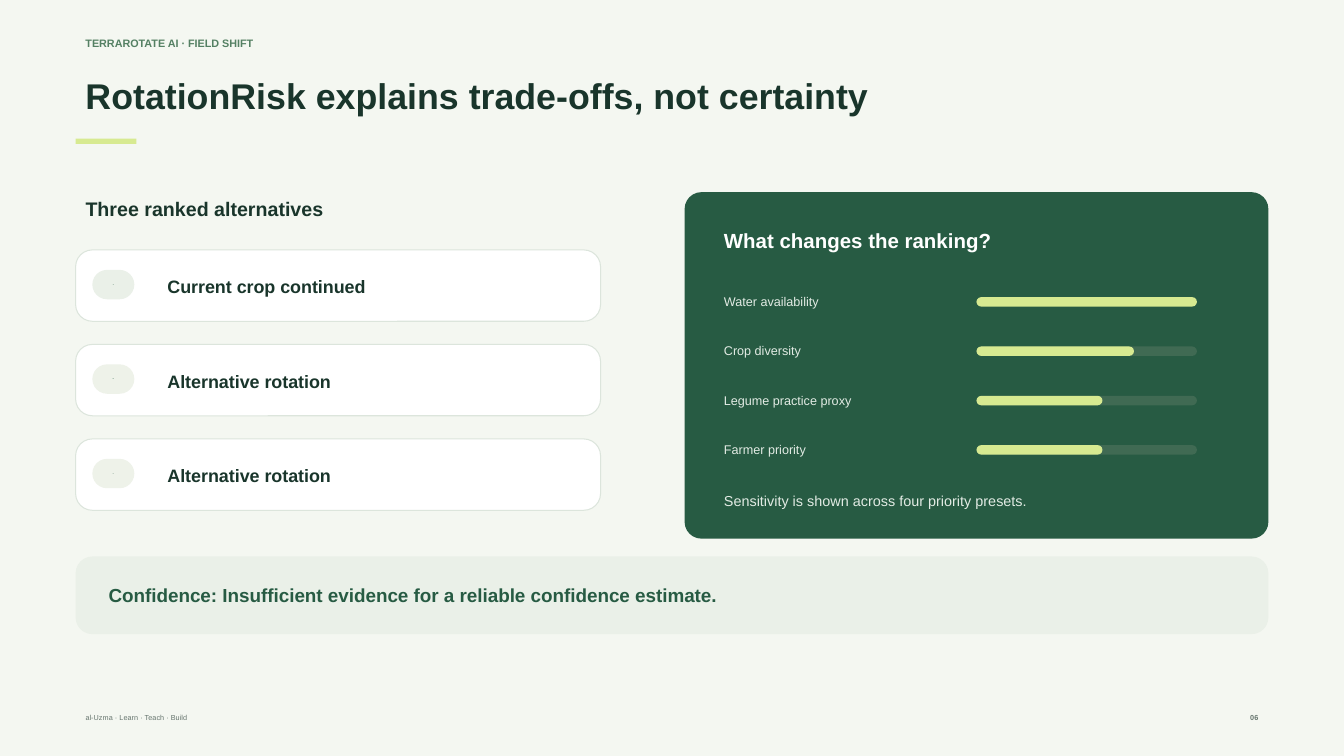
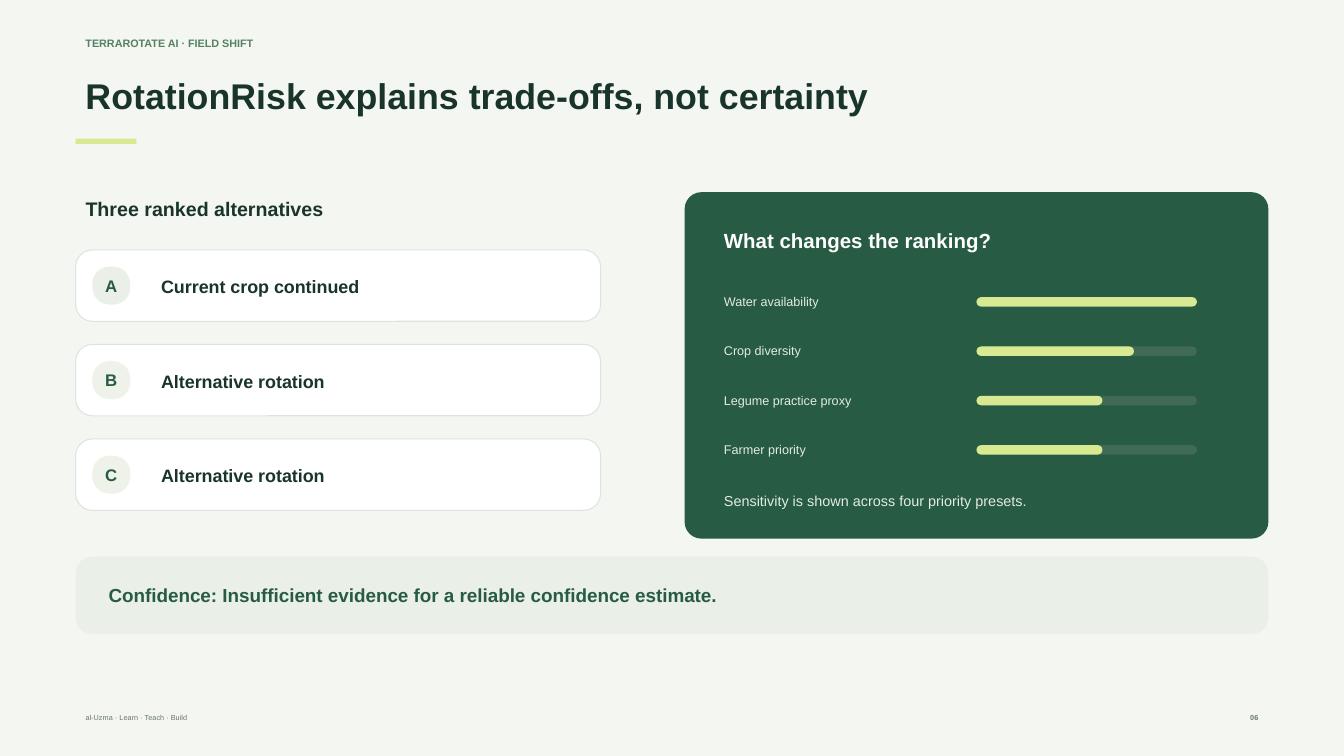
Before and after one commit to UzaibBashir/TerraRotate_AI, a slide deck: slide 6 of .presentation_build/candidate.pptx. Drawn at 1344x756 pixels with LibreOffice and Linux fonts; fonts in the diff are those of the drawing. Boxes give left, top, right and bottom in pixels: in the first picture for what was removed or moved away, otherwise in the second. Text is boxed around its words. In the diff, an @@ line names an element or a change of style, - is before the commit and + after.

```diff
--- a/.presentation_build/candidate.pptx
+++ b/.presentation_build/candidate.pptx
@@ text "A": place and size @@
-text "A" at <box>113,284,114,285</box>
+text "A" at <box>105,280,117,292</box>
@@ rounded rectangle: place and size @@
-rounded rectangle at <box>93,270,135,299</box>
+rounded rectangle at <box>93,267,131,306</box>
@@ size 0.9 to 12 pt; alignment left to centre in 3 elements at <box>105,280,117,292</box>, <box>105,469,117,481</box>, <box>105,374,117,386</box> @@
@@ text "B": place and size @@
-text "B" at <box>113,378,114,379</box>
+text "B" at <box>105,374,117,386</box>
@@ proportions changed in 3 elements at <box>93,267,131,306</box>, <box>93,456,131,494</box>, <box>93,361,131,399</box> @@
@@ rounded rectangle: place and size @@
-rounded rectangle at <box>93,364,135,393</box>
+rounded rectangle at <box>93,361,131,399</box>
@@ text "C": place and size @@
-text "C" at <box>113,473,114,474</box>
+text "C" at <box>105,469,117,481</box>
@@ rounded rectangle: place and size @@
-rounded rectangle at <box>93,459,135,488</box>
+rounded rectangle at <box>93,456,131,494</box>
@@ 3 texts: place and size @@
-3 texts at <box>167,280,365,482</box>
+3 texts at <box>161,280,359,482</box>
```
Also in this commit, not shown: 19 other files.
